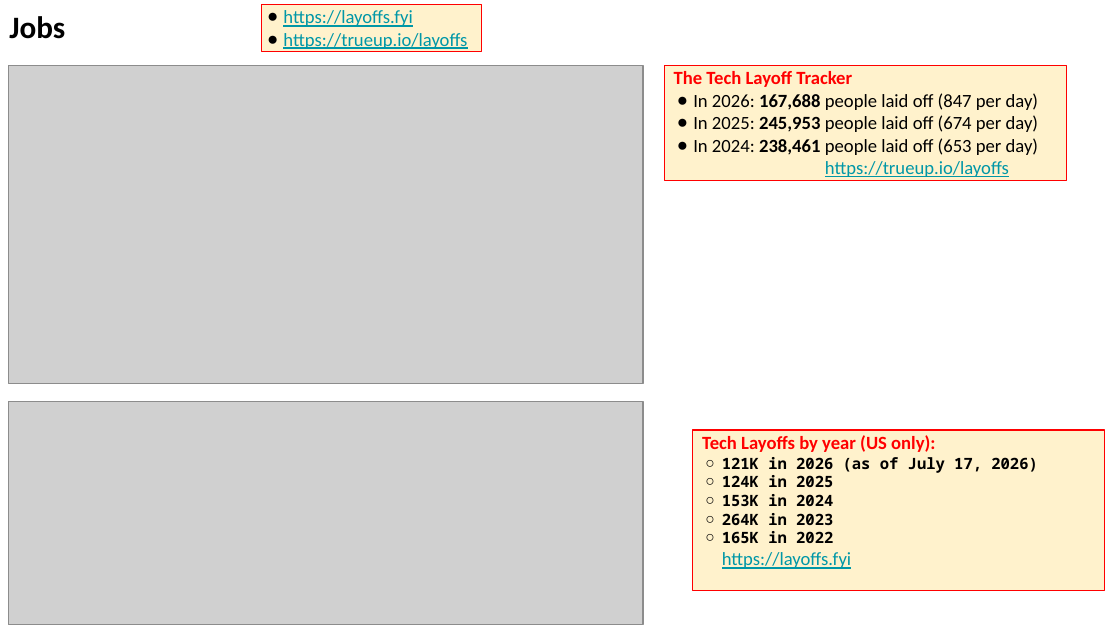
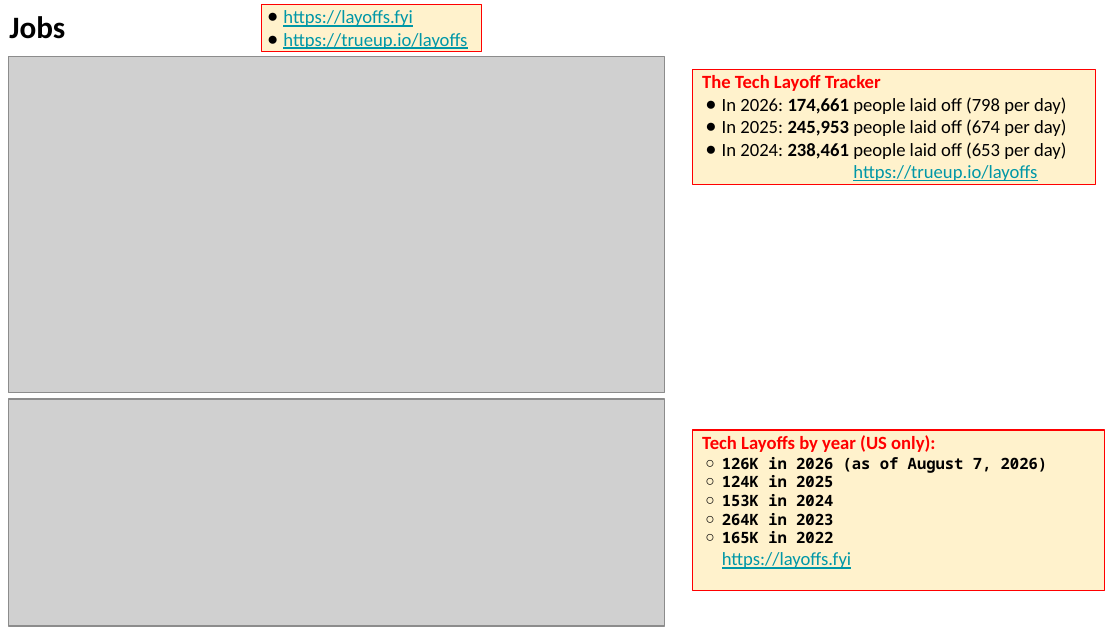
Before and after one commit to lselector/seminar, a slide deck: slide 26 of 2026/2026-08-07-AI-Updates.pptx (slide 19 before the commit). Drawn at 1120x630 pixels with LibreOffice and Linux fonts; fonts in the diff are those of the drawing; grey boxes stand for pictures. Boxes give left, top, right and bottom in pixels: in the first picture for what was removed or moved away, otherwise in the second. Text is boxed around its words. In the diff, an @@ line names an element or a change of style, - is before the commit and + after.

```diff
--- a/2026/2026-08-07-AI-Updates.pptx
+++ b/2026/2026-08-07-AI-Updates.pptx
@@ picture: place and size @@
-picture at <box>8,65,643,383</box>
+picture at <box>8,57,664,393</box>
@@ rectangle "The Tech Layoff Tracker": place and size @@
-rectangle "The Tech Layoff Tracker" at <box>664,65,1066,180</box>
+rectangle "The Tech Layoff Tracker" at <box>692,69,1094,185</box>
@@ text in rectangle at <box>722,97,1066,114</box>: text changed @@
-● In 2026: 167,688 people laid off (847 per day)
+● In 2026: 174,661 people laid off (798 per day)
@@ picture: place and size @@
-picture at <box>8,402,643,625</box>
+picture at <box>8,399,664,626</box>
@@ text in rectangle at <box>722,457,1048,473</box>: text changed @@
-  ○ 121K in 2026 (as of July 17, 2026)
+  ○ 126K in 2026 (as of August 7, 2026)
```
Also in this commit, not shown: 13 other slides changed, 7 slides added.
